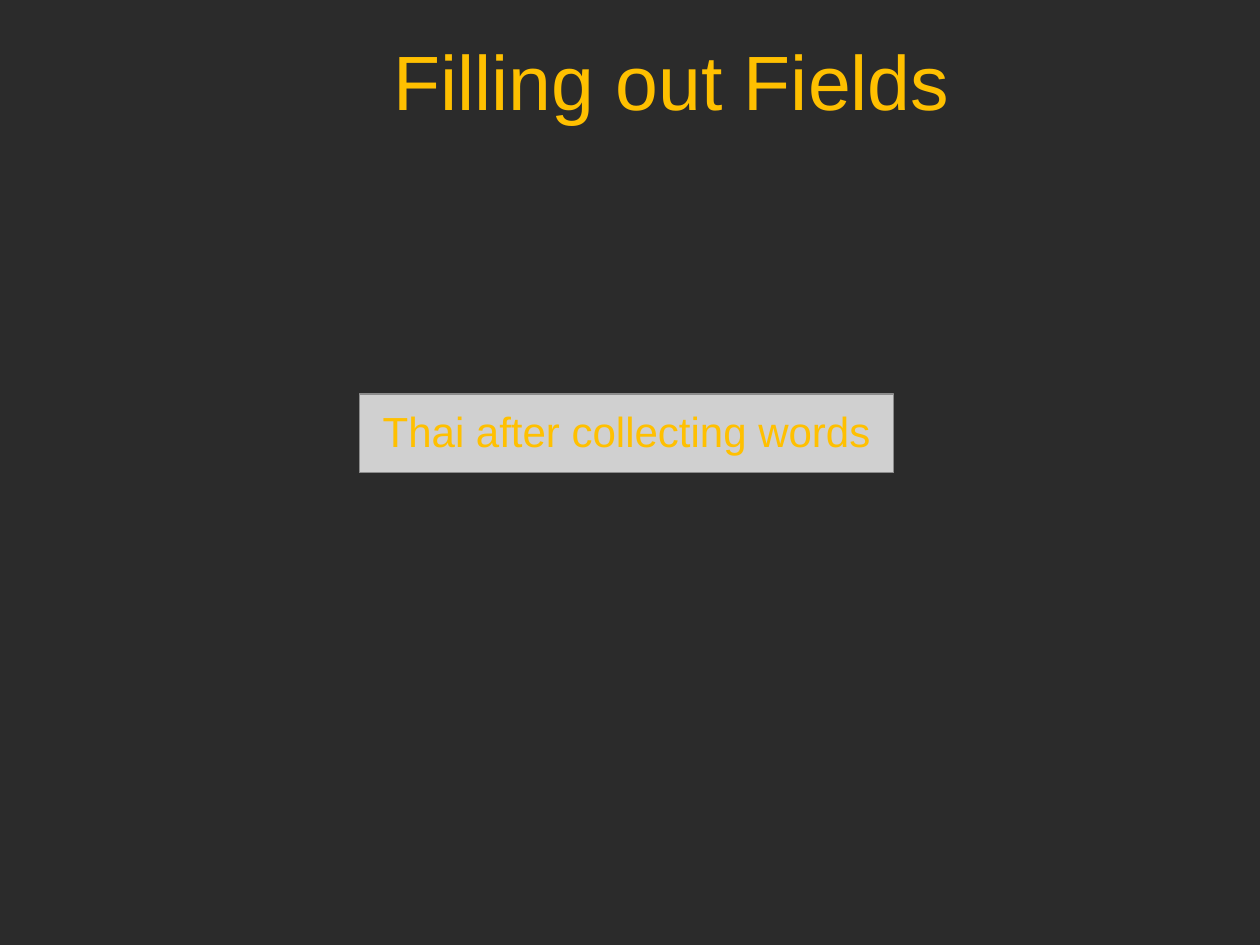
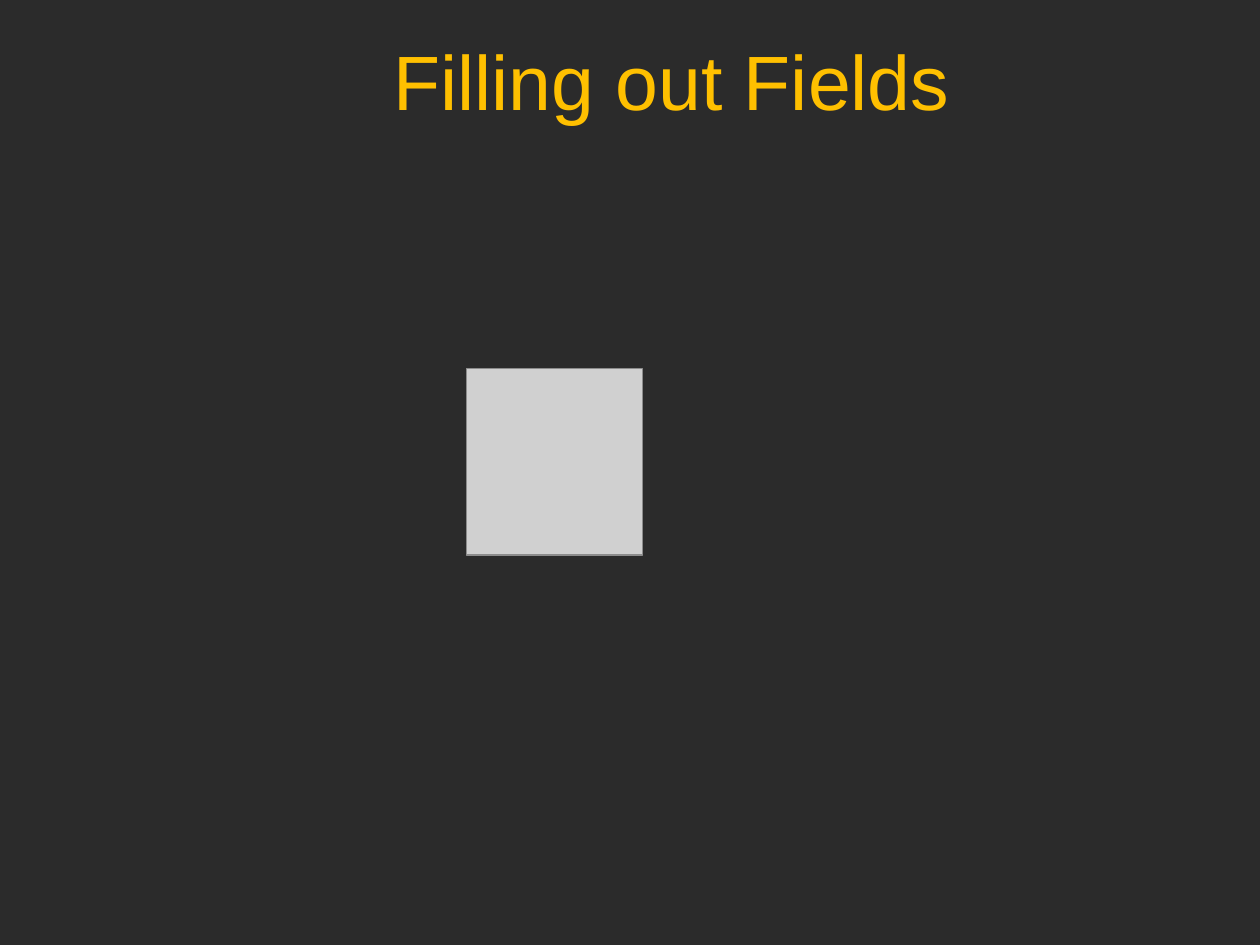
Before and after one commit to sillsdev/wesay, a slide deck: slide 8 of Presentations/CTC2006/V1.ppt (slide 7 before the commit). Drawn at 1260x945 pixels with LibreOffice and Linux fonts; fonts in the diff are those of the drawing; grey boxes stand for pictures; background and template pictures are left out; a plain dark background stands for a picture behind light text. Boxes give left, top, right and bottom in pixels: in the first picture for what was removed or moved away, otherwise in the second. Text is boxed around its words. In the diff, an @@ line names an element or a change of style, - is before the commit and + after.

```diff
--- a/Presentations/CTC2006/V1.ppt
+++ b/Presentations/CTC2006/V1.ppt
@@ picture resized from (x1=359, y1=394, x2=893, y2=474) to (x1=466, y1=369, x2=643, y2=556) @@
@@ text removed at (x1=383, y1=416, x2=870, y2=455) @@
-Thai after collecting words
```
Also in this commit, not shown: 3 other slides changed, 7 slides added, 9 slides removed, 3 other files.
